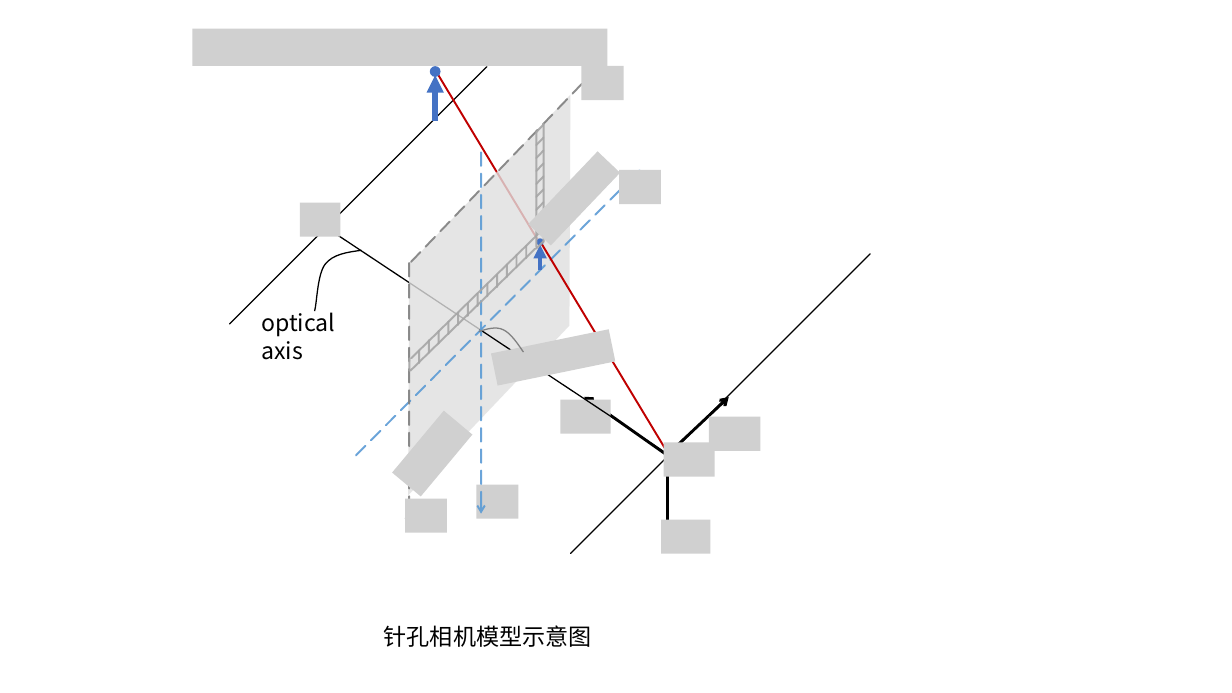
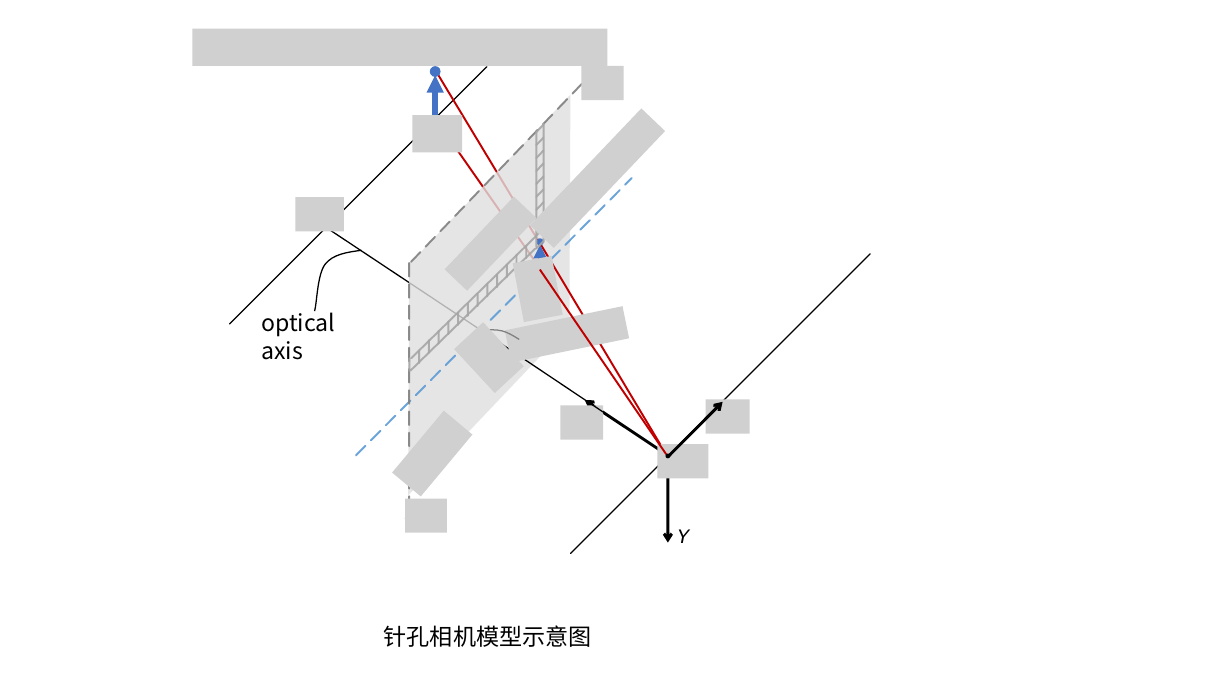
Before and after one commit to fseasy/blog, a slide deck: slide 1 of assets/posts/vslam/14-ch5/camera.pptx. Drawn at 1232x693 pixels with LibreOffice and Linux fonts; fonts in the diff are those of the drawing; grey boxes stand for pictures. Boxes give left, top, right and bottom in pixels: in the first picture for what was removed or moved away, otherwise in the second. Text is boxed around its words. In the diff, an @@ line names an element or a change of style, - is before the commit and + after.

```diff
--- a/assets/posts/vslam/14-ch5/camera.pptx
+++ b/assets/posts/vslam/14-ch5/camera.pptx
@@ picture added at [412,116,462,152] @@
@@ line added from (435, 118) to (542, 270), #C00000 1.5 pt @@
@@ picture added at [530,108,665,248] @@
@@ arrow moved from (356, 456) - (640, 170) to (356, 456) - (632, 178) @@
@@ arrow (356, 456) - (632, 178): arrow to line @@
@@ arrow removed from (482, 152) to (482, 514) @@
@@ picture removed at [528,151,621,246] @@
@@ picture removed at [619,170,661,204] @@
@@ picture: place and size @@
-picture at [300,202,341,237]
+picture at [296,197,344,231]
@@ picture added at [445,197,537,291] @@
@@ picture added at [513,256,563,322] @@
@@ line added from (540, 270) to (666, 455), #C00000 1.5 pt @@
@@ picture added at [454,323,524,394] @@
@@ freeform shape: place and size @@
-freeform shape at [477,326,526,352]
+freeform shape at [483,328,520,339]
@@ picture: place and size @@
-picture at [491,329,616,386]
+picture at [505,306,630,363]
@@ picture: place and size @@
-picture at [561,399,611,433]
+picture at [560,406,603,440]
@@ arrow moved from (669, 457) - (584, 396) to (666, 455) - (585, 400) @@
@@ arrow moved from (668, 454) - (729, 397) to (669, 456) - (723, 402) @@
@@ picture: place and size @@
-picture at [709,417,761,451]
+picture at [706,399,750,433]
@@ picture: place and size @@
-picture at [664,443,714,477]
+picture at [657,445,708,479]
@@ ellipse added at [665,454,670,458], fill #000000 @@
@@ picture removed at [477,484,518,518] @@
@@ picture removed at [662,519,711,554] @@
@@ text added at [677,529,689,543], 16 pt, text #000000, italic @@
+Y
```
Also in this commit, not shown: 2 other files.
